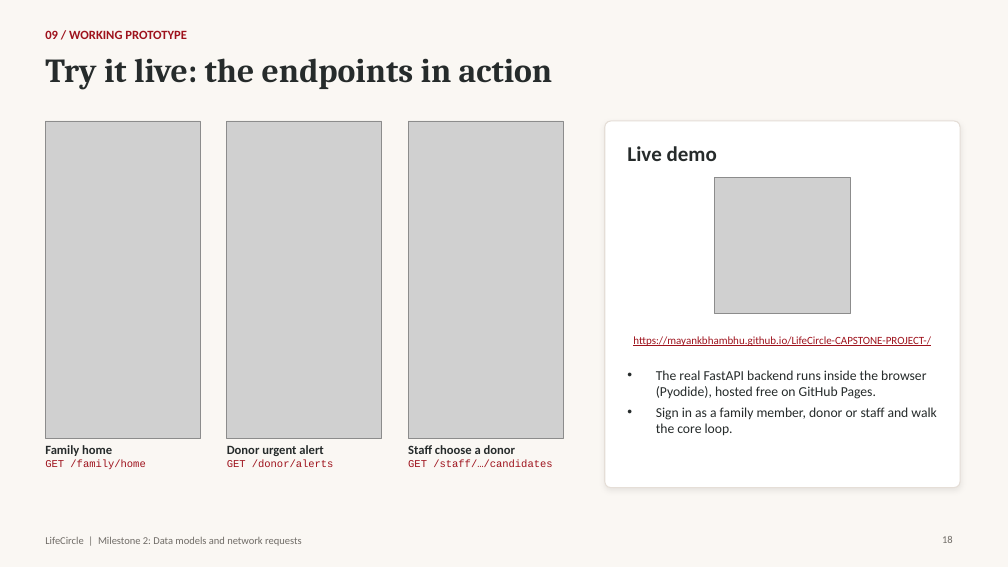
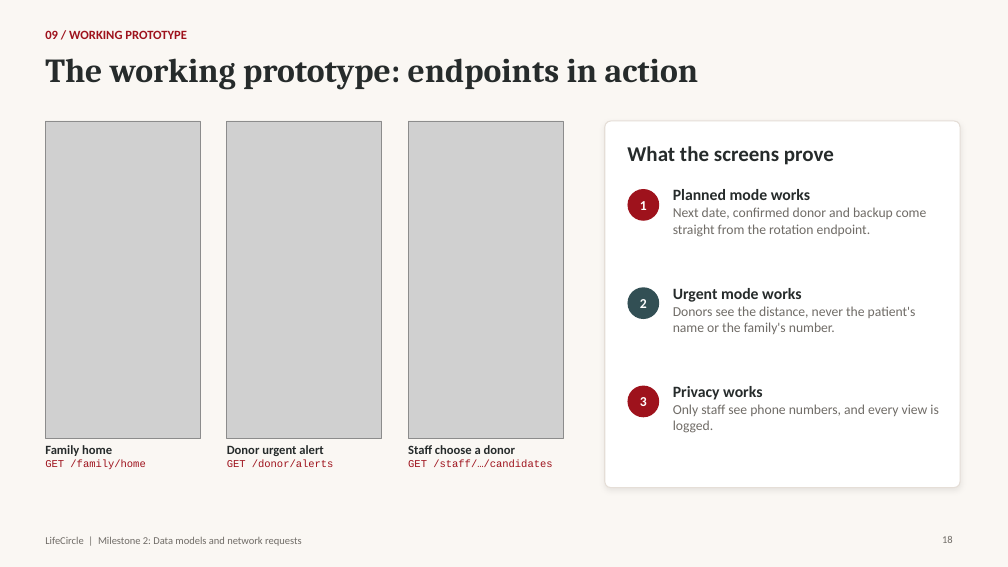
Before and after one commit to mayankbhambhu/LifeCircle-CAPSTONE-PROJECT-, a slide deck: slide 18 of docs/presentations/LifeCircle_Milestone2.pptx. Drawn at 1008x567 pixels with LibreOffice and Linux fonts; fonts in the diff are those of the drawing; grey boxes stand for pictures. Boxes give left, top, right and bottom in pixels: in the first picture for what was removed or moved away, otherwise in the second. Text is boxed around its words. In the diff, an @@ line names an element or a change of style, - is before the commit and + after.

```diff
--- a/docs/presentations/LifeCircle_Milestone2.pptx
+++ b/docs/presentations/LifeCircle_Milestone2.pptx
@@ title at box(45, 58, 698, 90): text changed @@
-Try it live: the endpoints in action
+The working prototype: endpoints in action
@@ text at box(627, 146, 834, 165): text changed @@
-Live demo
+What the screens prove
@@ picture removed at box(715, 178, 851, 314) @@
@@ ellipse added at box(628, 189, 659, 221), fill #9E121C @@
@@ text added at box(640, 201, 647, 210), 13 pt, text #FFFFFF, bold @@
+1
@@ text added at box(673, 189, 926, 237), 13 pt, text #706C67 @@
+Planned mode works
+Next date, confirmed donor and backup come straight from the rotation endpoint.
@@ ellipse added at box(628, 287, 659, 319), fill #324F54 @@
@@ text added at box(640, 299, 647, 308), 13 pt, text #FFFFFF, bold @@
+2
@@ text added at box(673, 288, 916, 334), 13 pt, text #706C67 @@
+Urgent mode works
+Donors see the distance, never the patient's name or the family's number.
@@ text removed at box(633, 336, 931, 346) @@
-https://mayankbhambhu.github.io/LifeCircle-CAPSTONE-PROJECT-/
@@ ellipse added at box(628, 386, 659, 417), fill #9E121C @@
@@ text removed at box(656, 370, 936, 436) @@
-• The real FastAPI backend runs inside the browser (Pyodide), hosted free on GitHub Pages.
-• Sign in as a family member, donor or staff and walk the core loop.
@@ text added at box(673, 386, 938, 433), 13 pt, text #706C67 @@
+Privacy works
+Only staff see phone numbers, and every view is logged.
@@ text added at box(640, 397, 647, 406), 13 pt, text #FFFFFF, bold @@
+3
```
Also in this commit, not shown: 2 other slides changed, 3 other files.
